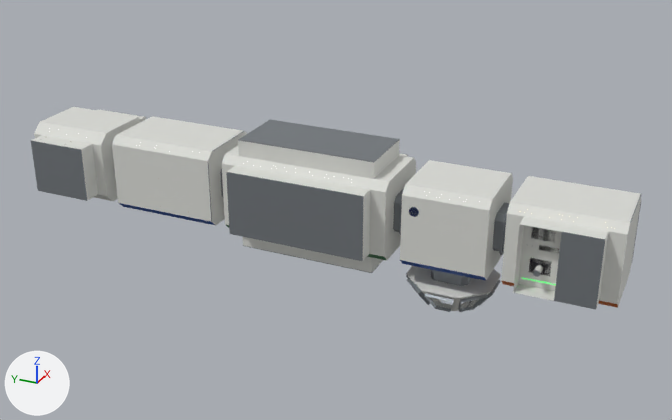
An edit to the glTF model web-dashboard/public/artigas1/estacion.glb, drawn before and after from the same camera.
Both versions are drawn from a 50 mm camera at (-22.76, -8.68, 10.96) aimed at (0.28, 1.69, -0.56). Every picture has the same lights, and +X, +Y and +Z are marked at lower left. The older version comes first. Where no turn or scale is listed for an object, it has been applied to the vertices. Vertices at exactly the same position are counted once.

In view in the first picture: 'C_Bahia_B', 'C_Bahia_E', 'C_Casco_Carguero', 'C_Casco_Colonia', 'F_Casco_Cupula', 'N_Casco_Nodo', 'R_Casco', 'R_Rack_RIV-B1', 'R_Rack_RIV-B2', 'R_Rack_RIV-B3', 'R_Rack_RIV-B4', 'R_Rack_RIV-E1', 'R_Rack_RIV-P1', 'R_Rack_RIV-P2', 'R_Rack_RIV-P3', 'R_Rack_RIV-P4', 'R_Rack_RIV-T1', 'R_Rack_RIV-T2', 'R_Rack_RIV-T3', 'R_Rack_RIV-T4', 'T_Casco_Tacuarembo', 'T_Rack_TAC-B1', 'T_Rack_TAC-B2' and 6 more.
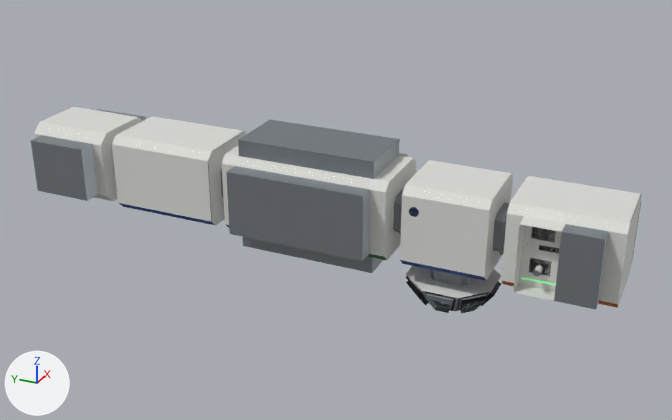
What differs and where, as boxes (x1, y1, x2, y2) in the pictures (672 x 420 px):
'F_Casco_Cupula', reshaped
    before: (406, 266, 501, 312)
    after: (406, 266, 501, 313)
part 1 of me_sm_carguero_bahia, surface changed
    both: (31, 109, 146, 200)
part 2 of me_sm_cupula_faro_casco, reshaped
    before: (406, 276, 501, 312)
    after: (406, 273, 501, 313)
part 3 of me_sm_cupula_faro_casco, surface changed
    both: (416, 285, 489, 311)
part 4 of me_sm_rack_almacen, surface changed
    both: (227, 140, 609, 308)

The edits, one by one:
me_sm_carguero_bahia has 168 vertices, 158 faces and spans x -0.97..0.97, y 0.0..0.55, z 0.0..1.7.
me_sm_carguero_bahia is used by ob_c_bahia_b; location (-1.15, 10.27, -0.85); rotation (0.0, 0.0, 1.571), in degrees (0, 0, 90).
me_sm_carguero_bahia part 1: texture (UV) coordinates of 146 of 158 faces, centred in x -0.97..0.97, y 0.0..0.35, z 0.0..1.7, changed; they spanned u 0.06..0.06, v 0.94..0.94 and now span u 0.81..0.81, v 0.56..0.56.
me_sm_cupula_faro_casco is used by ob_f_casco_cupula; location (0.0, -2.11, -1.46).
me_sm_cupula_faro_casco had 136 vertices, 218 faces and spanned x -1.28..1.25, y -1.28..1.28, z -1.15..0.0.
me_sm_cupula_faro_casco now has 1564 vertices, 2578 faces and spans x -1.31..1.26, y -1.31..1.31, z -1.21..0.0.
me_sm_cupula_faro_casco part 2: 28 vertices moved from x -1.19..1.13, y -1.19..1.19, z -0.95..-0.38 to x -1.19..1.12, y -1.19..1.19, z -0.94..-0.39; 36 vertices removed from x -1.28..1.19, y -1.28..1.28, z -1.15..-0.44; 1104 vertices added at x -1.31..1.26, y -1.31..1.31, z -1.21..-0.29.
me_sm_cupula_faro_casco part 3: 72 kept faces spanning x -1.25..1.25, y -1.25..1.25, z -1.05..-0.3 get new texture (UV) coordinates.
Other edits to the shape of me_sm_cupula_faro_casco do not show in these pictures.
me_sm_rack_almacen has 156 vertices, 182 faces and spans x -0.52..0.52, y 0.0..0.5, z 0.0..1.95.
me_sm_rack_almacen is used by ob_r_rack_riv_b1; location (-1.2, 0.53, -0.97); rotation (0.0, 0.0, 1.571), in degrees (0, 0, 90).
me_sm_rack_almacen part 4: texture (UV) coordinates of 74 of 182 faces, centred in x -0.52..0.52, y 0.0..0.32, z 0.0..1.95, changed; they spanned u 0.06..0.06, v 0.94..0.94 and now span u 0.81..0.81, v 0.56..0.56.
